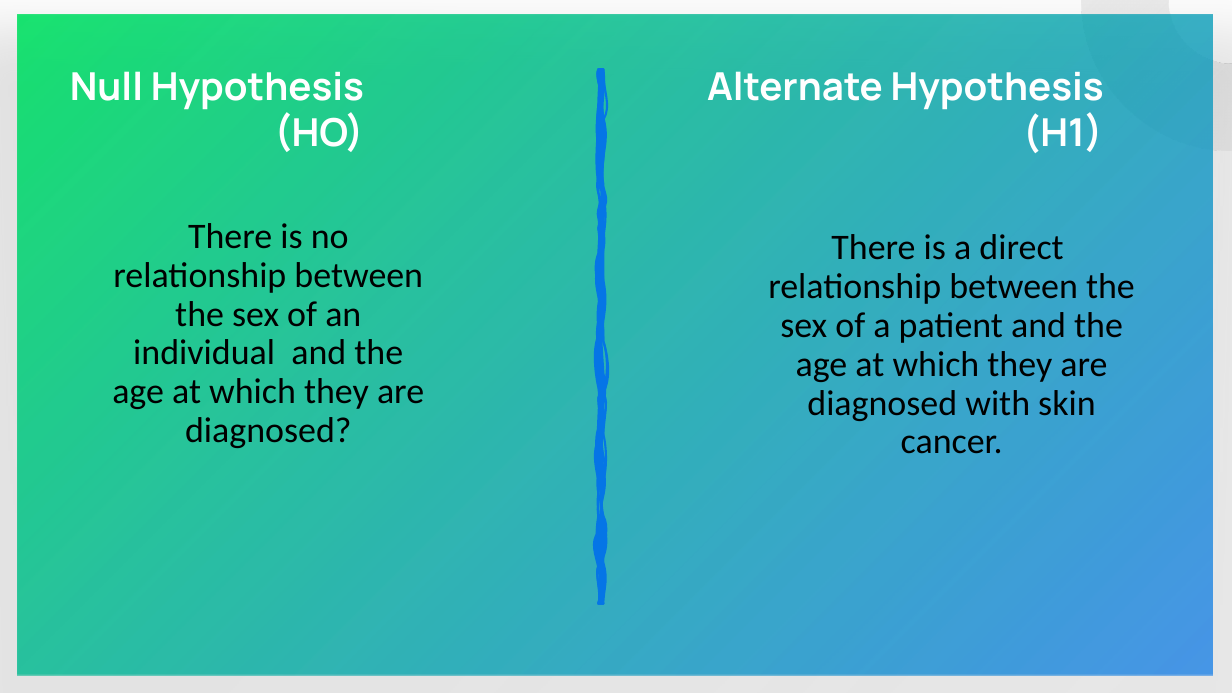
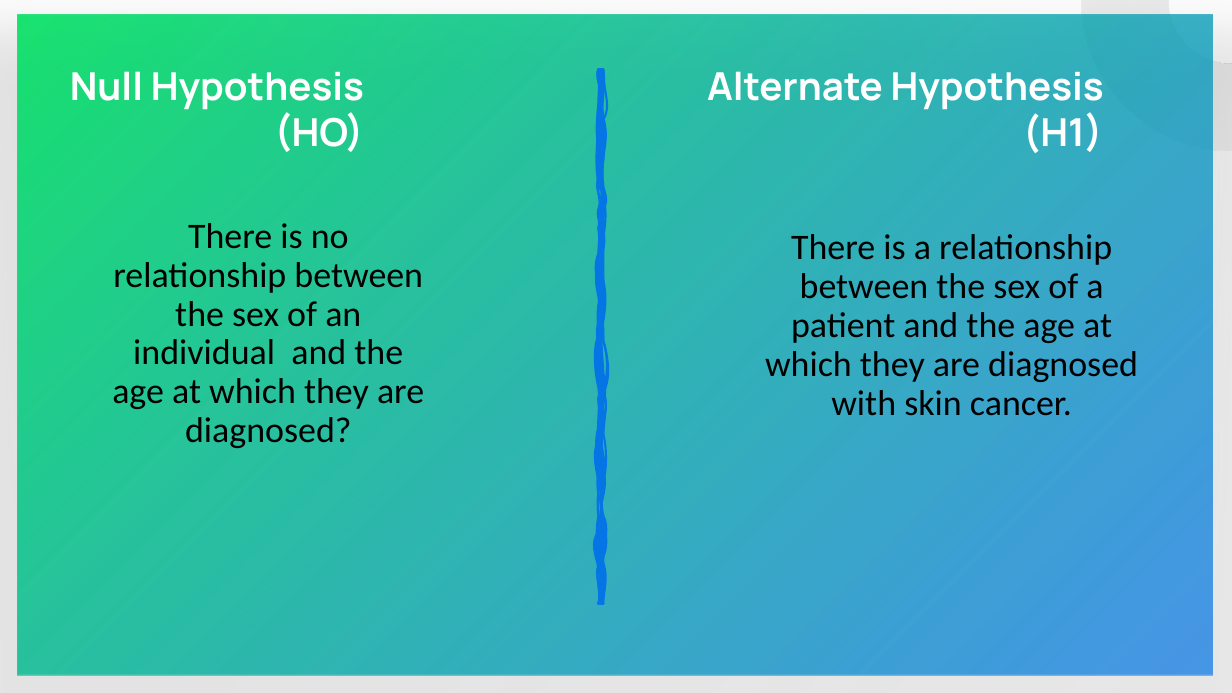
Before and after one commit to Mcusac/Project-1, a slide deck: slide 5 of Skin Cancer Final .pptx. Drawn at 1232x693 pixels with LibreOffice and Linux fonts; fonts in the diff are those of the drawing. Boxes give left, top, right and bottom in pixels: in the first picture for what was removed or moved away, otherwise in the second. Text is boxed around its words. In the diff, an @@ line names an element or a change of style, - is before the commit and + after.

```diff
--- a/Skin Cancer Final .pptx
+++ b/Skin Cancer Final .pptx
@@ text at bbox=[765, 234, 1138, 416]: text changed @@
-There is a direct relationship between the sex of a patient and the age at which they are diagnosed with skin cancer.
+There is a relationship between the sex of a patient and the age at which they are diagnosed with skin cancer.
```
Also in this commit, not shown: 2 other slides changed, 2 slides added, 3 slides removed.
